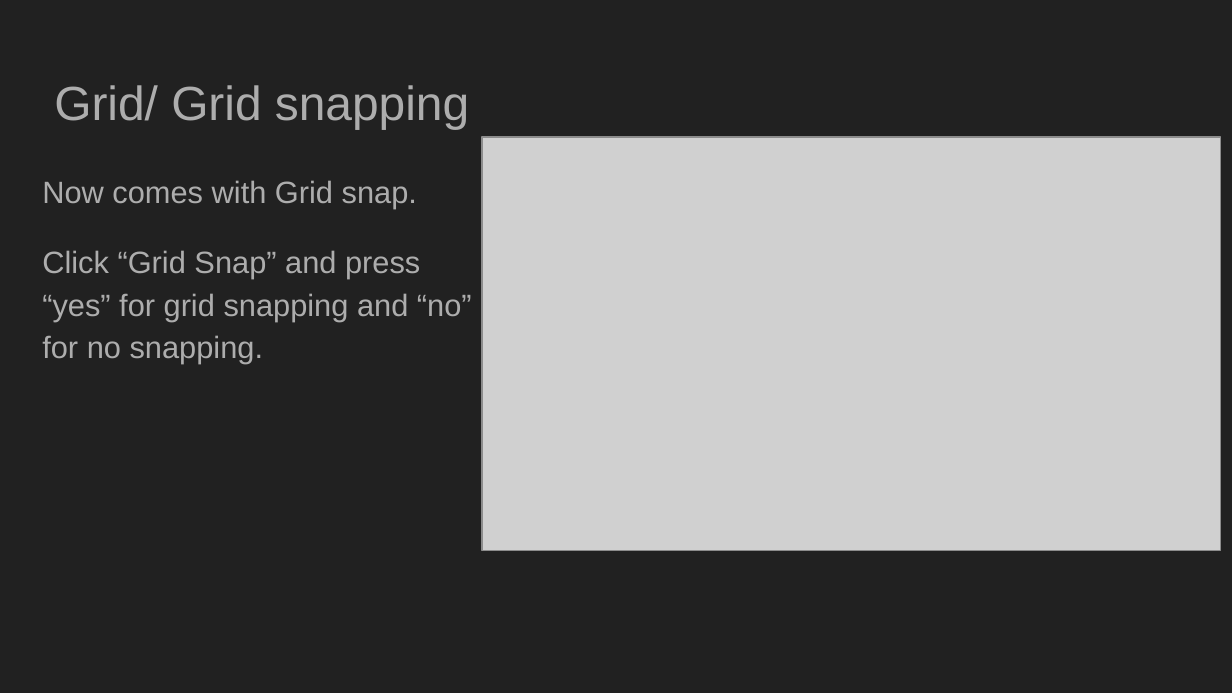
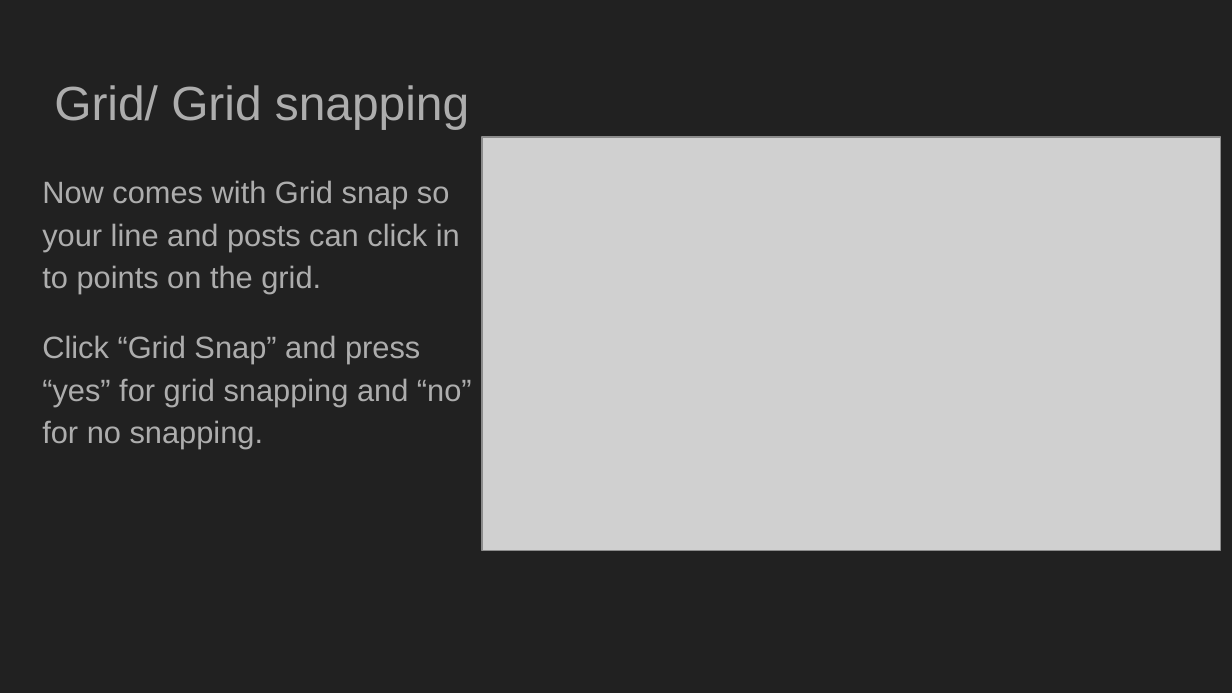
Before and after one commit to yothebob/REM, a slide deck: slide 5 of datafiles/help/REM.pptx. Drawn at 1232x693 pixels with LibreOffice and Linux fonts; fonts in the diff are those of the drawing; grey boxes stand for pictures; background and template pictures are left out. Boxes give left, top, right and bottom in pixels: in the first picture for what was removed or moved away, otherwise in the second. Text is boxed around its words. In the diff, an @@ line names an element or a change of style, - is before the commit and + after.

```diff
--- a/datafiles/help/REM.pptx
+++ b/datafiles/help/REM.pptx
@@ text at (42,180,460,294): text changed @@
-Now comes with Grid snap.
+Now comes with Grid snap so your line and posts can click in to points on the grid.
```
Also in this commit, not shown: 11 other files.
